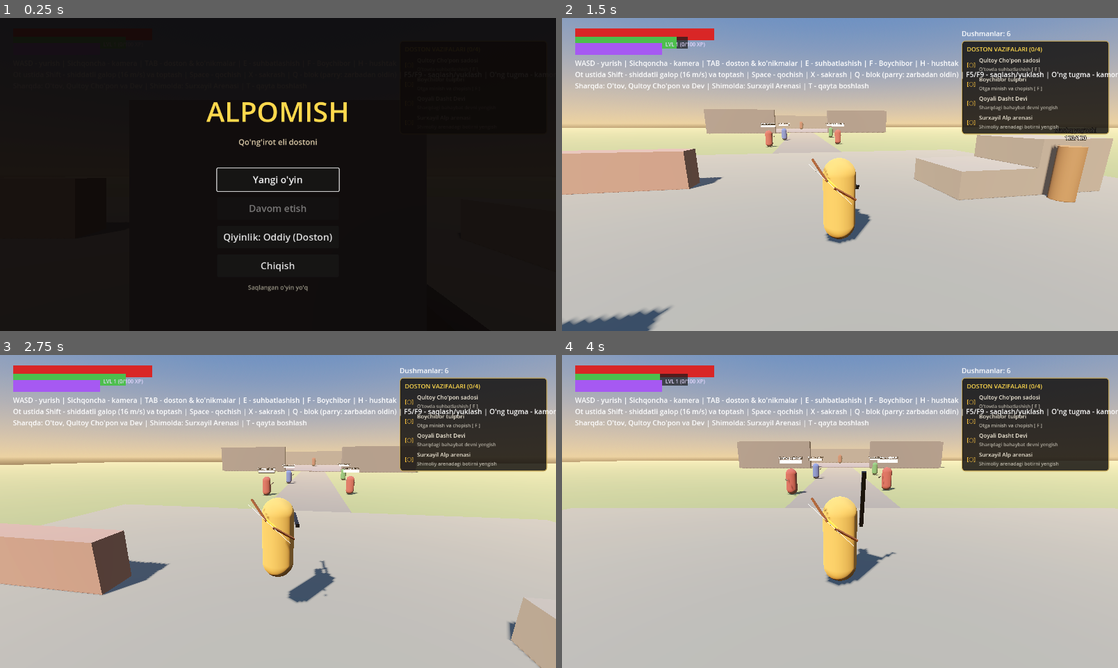
Above: before the commit, frames 1-4 (two rows, left to right).
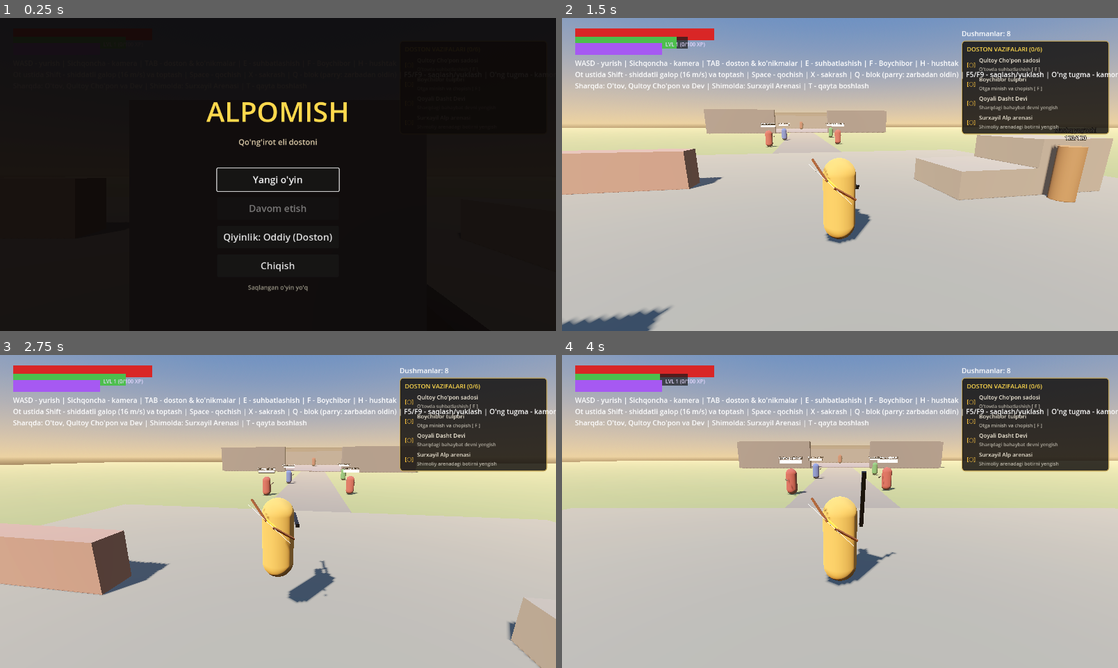
Above: after the commit, the same moments.

Repository: sardorergashev09uzb-commits/yangi
Game: Godot game, scene res://scenes/main.tscn
Same seed, same stepped clock (60 frames per second), same inputs: the game is played once before the commit and once after it.
Inputs (mouse positions are in pixels of both pictures, inside the frame that each line leads up to):
- Up to frame 1 (0.25 s): no input
- Up to frame 2 (1.5 s): click "Yangi o'yin" at 0.5 s; tap Enter at 1.25 s; move the mouse to (867, 174) at 1.27 s; hold W (move_forward) from 1.28 s (still down); tap F (interact) at 1.35 s; click (867, 174) at 1.42 s
- Up to frame 3 (2.75 s): keep holding W (move_forward); tap X (jump) at 1.52, 2.27 s; tap E (talk) at 1.55, 2.1 s; move the mouse to (250, 511) at 2.02 s; tap F (interact) at 2.3 s
- Up to frame 4 (4 s): keep holding W (move_forward); move the mouse to (851, 505) at 2.77 s; hold Right mouse button (aim) 2.78-3.53 s; tap E (talk) at 3.05 s; move the mouse to (834, 517) at 3.52 s; tap R (attack_heavy) at 3.6 s; click (834, 517) at 3.67 s; tap X (jump) at 3.77 s; tap F (interact) at 3.8 s

The runs differ from the first frame. In frame 2, 0.1% of the frame differs, in the area x 38-86%, y 4-32%; in frame 3, 0.1%, in the area x 51-86%, y 4-31%; in frame 4, 0.1%.

Commit message:
11-bosqich: Qalmoq Zindoni xaritasi, zindon darvozasi portali, Karajon va Barchinoy NPC suhbatlari va kvestlari; barcha 7 ta test o'tdi

Diff:
--- a/scripts/autoload/save_game.gd
+++ b/scripts/autoload/save_game.gd
@@ -143,6 +143,9 @@
 			boss.queue_free()
 		if arena.has_method("_on_boss_defeated"):
 			arena._on_boss_defeated()
+		var dgate = arena.get("_dungeon_gate")
+		if dgate and is_instance_valid(dgate) and dgate.has_method("unlock"):
+			dgate.unlock()
 	if qs.is_quest_completed("giant"):
 		var giant = arena.get("_giant")
 		if giant and is_instance_valid(giant):
--- a/scripts/story/quest_system.gd
+++ b/scripts/story/quest_system.gd
@@ -38,6 +38,22 @@
 		"hint": "Shimoliy arenadagi botirni yengish",
 		"completed": false,
 		"xp": 150
+	},
+	"karajon_oath": {
+		"id": "karajon_oath",
+		"title": "Karajon bilan qardoshlik",
+		"desc": "Qalmoq Zindoniga kirib, Karajon Botir bilan do'stlik ahdini bog'lash [ E ]",
+		"hint": "Zindonda Karajon bilan suhbatlashish",
+		"completed": false,
+		"xp": 120
+	},
+	"rescue_barchin": {
+		"id": "rescue_barchin",
+		"title": "Barchinoyni ozod etish",
+		"desc": "Zindon ichida bandi bo'lgan go'zal Barchinoyni qutqarish [ E ]",
+		"hint": "Barchinoyni zindondan ozod qilish",
+		"completed": false,
+		"xp": 200
 	}
 }
 
@@ -48,7 +64,7 @@
 
 func get_all_quests() -> Array[Dictionary]:
 	var list: Array[Dictionary] = []
-	for qid in ["qultoy", "boychibor", "giant", "boss"]:
+	for qid in ["qultoy", "boychibor", "giant", "boss", "karajon_oath", "rescue_barchin"]:
 		if quests.has(qid):
 			list.append(quests[qid])
 	return list
@@ -56,7 +72,7 @@
 
 func get_active_quest() -> Dictionary:
 	# Bajarilmagan birinchi vazifa (eski interfeyslar mosligi uchun)
-	for qid in ["qultoy", "boychibor", "giant", "boss"]:
+	for qid in ["qultoy", "boychibor", "giant", "boss", "karajon_oath", "rescue_barchin"]:
 		if quests.has(qid) and not quests[qid].completed:
 			return quests[qid]
 	return {}
--- a/scripts/world/arena.gd
+++ b/scripts/world/arena.gd
@@ -13,9 +13,13 @@
 const QuestSystemScript = preload("res://scripts/story/quest_system.gd")
 const ProgressionScript = preload("res://scripts/player/progression.gd")
 const PauseMenuScript = preload("res://scripts/ui/pause_menu.gd")
+const DungeonGateScript = preload("res://scripts/world/dungeon_gate.gd")
+const DungeonAreaScript = preload("res://scripts/world/dungeon_area.gd")
 const MainMenuScript = preload("res://scripts/ui/main_menu.gd")
 
 var _boss: CharacterBody3D
+var _dungeon_gate: DungeonGate
+var _dungeon_area: DungeonArea
 var _arena_gate: StaticBody3D
 var _fight_started := false
 var _boss_defeated_flag := false
@@ -300,6 +304,17 @@
 	# Darvozani tushirish uchun ichki tosh richag (qamalib qolmaslik uchun)
 	_build_gate_lever(arena_center + Vector3(7.5, 0.0, 21.0))
 
+	# 11-bosqich: Shimoliy devor ortidagi Qalmoq Zindoni Darvozasi
+	_dungeon_gate = DungeonGateScript.new()
+	_dungeon_gate.position = arena_center + Vector3(0, 0, -23)
+	add_child(_dungeon_gate)
+	_dungeon_gate.portal_entered.connect(_on_dungeon_portal_entered)
+
+	# Zindon ichki maydoni (Shimolda, Z = -150 da alohida qal'a)
+	_dungeon_area = DungeonAreaScript.new()
+	_dungeon_area.position = Vector3(0, 0, -150)
+	add_child(_dungeon_area)
+
 
 func _build_gate_lever(pos: Vector3) -> void:
 	var pillar := _box(pos, Vector3(0.6, 1.1, 0.6), Color(0.42, 0.38, 0.32))
@@ -356,6 +371,11 @@
 	if _arena_gate:
 		var t := create_tween()
 		t.tween_property(_arena_gate, "position:y", -6.0, 1.2)
+	if _dungeon_gate and is_instance_valid(_dungeon_gate):
+		_dungeon_gate.unlock()
+	var qsys = get_tree().get_first_node_in_group("quest_system")
+	if qsys and qsys.has_method("emit_signal"):
+		qsys.banner_requested.emit("ZINDON DARVOZASI OCHILDI!", "Shimoldagi portal orqali Barchinoy va Karajon huzuriga o'ting!")
 
 
 func _pillar(pos: Vector3) -> void:
@@ -470,3 +490,12 @@
 	crown.position.y = h + 0.6
 	trunk.add_child(crown)
 	add_child(trunk)
+
+func _on_dungeon_portal_entered() -> void:
+	var player = get_tree().get_first_node_in_group("player")
+	if player and is_instance_valid(player):
+		# Zindon ichiga teleportatsiya (Z = -135)
+		player.global_position = Vector3(0, 0.2, -135)
+		player.velocity = Vector3.ZERO
+		Audio.play_level_up()
+		FX.popup(player.global_position + Vector3.UP * 2.5, 0.0, Color(0.9, 0.2, 0.5))
--- /dev/null
+++ b/scripts/world/dungeon_area.gd
@@ -0,0 +1,141 @@
+class_name DungeonArea
+extends Node3D
+## 11-bosqich: Qalmoq Zindoni ichki maydoni (Chilbir qoyalari, mash'allar,
+## zindon soqchilari va Barchinoy hamda Karajon qahramonlari).
+
+const NPCScript = preload("res://scripts/world/npc.gd")
+const EnemyScript = preload("res://scripts/enemies/enemy.gd")
+
+var barchin: NPC
+var karajon: NPC
+var is_rescued := false
+
+
+func _ready() -> void:
+	add_to_group("dungeon_areas")
+	_build_dungeon()
+
+
+func _build_dungeon() -> void:
+	# Zindon zamin toshi (qora bazalt tosh)
+	_box(Vector3(0, -0.5, 0), Vector3(36, 1.0, 48), Color(0.12, 0.11, 0.12))
+
+	# Devorlar (Tosh panjara va zindon qal'asi)
+	_box(Vector3(-18, 4.0, 0), Vector3(1.0, 8.0, 48), Color(0.18, 0.16, 0.18))
+	_box(Vector3(18, 4.0, 0), Vector3(1.0, 8.0, 48), Color(0.18, 0.16, 0.18))
+	_box(Vector3(0, 4.0, 24), Vector3(36, 8.0, 1.0), Color(0.18, 0.16, 0.18))
+	_box(Vector3(0, 4.0, -24), Vector3(36, 8.0, 1.0), Color(0.18, 0.16, 0.18))
+
+	# Shift (Tepadan qorong'u gumbaz)
+	_box(Vector3(0, 8.0, 0), Vector3(36, 0.8, 48), Color(0.08, 0.08, 0.09))
+
+	# Zindon ustunlari (Zanjirlar bilan)
+	for x in [-8.0, 8.0]:
+		for z in [-12.0, 0.0, 12.0]:
+			_pillar(Vector3(x, 0, z))
+
+	# Mash'allar (Qizg'ish olov nuri)
+	_torch(Vector3(-17.2, 3.0, -10.0))
+	_torch(Vector3(17.2, 3.0, -10.0))
+	_torch(Vector3(-17.2, 3.0, 10.0))
+	_torch(Vector3(17.2, 3.0, 10.0))
+
+	# Zindon soqchilari (Elite elit nayzachi va qilichchi)
+	_spawn_guard(EnemyScript.Kind.SPEAR, Vector3(-4, 0, -6))
+	_spawn_guard(EnemyScript.Kind.SWORD, Vector3(4, 0, -6))
+
+	# Barchinoy NPC
+	barchin = NPCScript.new()
+	barchin.character_type = NPCScript.CharacterType.BARCHIN
+	barchin.character_name = "Barchinoy"
+	barchin.position = Vector3(0, 0, 14)
+	barchin.rotation_degrees.y = 180.0
+	add_child(barchin)
+
+	# Karajon NPC (Do'stlashgan qalmoq alp-botiri)
+	karajon = NPCScript.new()
+	karajon.character_type = NPCScript.CharacterType.KARAJON # maxsus mat bilan
+	karajon.character_name = "Karajon Botir"
+	karajon.position = Vector3(5, 0, 12)
+	karajon.rotation_degrees.y = 160.0
+	add_child(karajon)
+
+
+func _spawn_guard(kind_val: int, pos: Vector3) -> void:
+	var e := EnemyScript.new()
+	e.kind = kind_val
+	e.position = pos
+	add_child(e)
+
+
+func _pillar(pos: Vector3) -> void:
+	var mi := MeshInstance3D.new()
+	var cyl := CylinderMesh.new()
+	cyl.top_radius = 0.5
+	cyl.bottom_radius = 0.6
+	cyl.height = 8.0
+	var mat := StandardMaterial3D.new()
+	mat.albedo_color = Color(0.25, 0.22, 0.22)
+	mat.roughness = 0.95
+	cyl.material = mat
+	mi.mesh = cyl
+	mi.position = pos + Vector3(0, 4.0, 0)
+	add_child(mi)
+
+	var sb := StaticBody3D.new()
+	sb.position = pos
+	var col := CollisionShape3D.new()
+	var shape := CylinderShape3D.new()
+	shape.radius = 0.6
+	shape.height = 8.0
+	col.shape = shape
+	col.position.y = 4.0
+	sb.add_child(col)
+	add_child(sb)
+
+
+func _torch(pos: Vector3) -> void:
+	var omni := OmniLight3D.new()
+	omni.position = pos
+	omni.light_color = Color(1.0, 0.55, 0.2)
+	omni.light_energy = 2.5
+	omni.omni_range = 14.0
+	omni.shadow_enabled = true
+	add_child(omni)
+
+	# Olov tutqichi
+	var mi := MeshInstance3D.new()
+	var box := BoxMesh.new()
+	box.size = Vector3(0.3, 0.8, 0.3)
+	var mat := StandardMaterial3D.new()
+	mat.albedo_color = Color(0.3, 0.2, 0.1)
+	mat.emission_enabled = true
+	mat.emission = Color(1.0, 0.5, 0.1)
+	mat.emission_energy_multiplier = 2.0
+	box.material = mat
+	mi.mesh = box
+	mi.position = pos
+	add_child(mi)
+
+
+func _box(pos: Vector3, size: Vector3, color: Color) -> StaticBody3D:
+	var sb := StaticBody3D.new()
+	sb.position = pos
+	var mi := MeshInstance3D.new()
+	var box := BoxMesh.new()
+	box.size = size
+	var mat := StandardMaterial3D.new()
+	mat.albedo_color = color
+	mat.roughness = 0.9
+	box.material = mat
+	mi.mesh = box
+	sb.add_child(mi)
+
+	var col := CollisionShape3D.new()
+	var shape := BoxShape3D.new()
+	shape.size = size
+	col.shape = shape
+	sb.add_child(col)
+
+	add_child(sb)
+	return sb
--- /dev/null
+++ b/scripts/world/dungeon_gate.gd
@@ -0,0 +1,107 @@
+class_name DungeonGate
+extends StaticBody3D
+## Zindon darvozasi / Qalmoq qal'asi portali.
+## Surxayil mag'lub etilgach ochiladi va Karajon hamda Barchinoy zindoniga olib boradi.
+
+signal portal_entered
+
+var _door: MeshInstance3D
+var _door_col: CollisionShape3D
+var _prompt: Label3D
+var _area: Area3D
+var is_open := false
+
+
+func _ready() -> void:
+	add_to_group("dungeon_gates")
+	_build_structure()
+
+
+func _build_structure() -> void:
+	# Qadimiy qora tosh darvoza ustunlari
+	var pmat := StandardMaterial3D.new()
+	pmat.albedo_color = Color(0.18, 0.16, 0.18)
+	pmat.roughness = 0.9
+
+	for x_off in [-2.4, 2.4]:
+		var col := CollisionShape3D.new()
+		var box_shape := BoxShape3D.new()
+		box_shape.size = Vector3(1.2, 5.0, 1.2)
+		col.shape = box_shape
+		col.position = Vector3(x_off, 2.5, 0)
+		add_child(col)
+
+		var mi := MeshInstance3D.new()
+		var bmesh := BoxMesh.new()
+		bmesh.size = box_shape.size
+		mi.mesh = bmesh
+		mi.material_override = pmat
+		mi.position = col.position
+		add_child(mi)
+
+	# Yuqori peshtoq
+	var top_mi := MeshInstance3D.new()
+	var tmesh := BoxMesh.new()
+	tmesh.size = Vector3(6.0, 1.0, 1.4)
+	top_mi.mesh = tmesh
+	top_mi.material_override = pmat
+	top_mi.position = Vector3(0, 5.2, 0)
+	add_child(top_mi)
+
+	# Temir panjarali darvoza
+	_door = MeshInstance3D.new()
+	var dmesh := BoxMesh.new()
+	dmesh.size = Vector3(3.6, 4.6, 0.2)
+	var dmat := StandardMaterial3D.new()
+	dmat.albedo_color = Color(0.12, 0.12, 0.14)
+	dmat.metallic = 0.85
+	dmat.roughness = 0.4
+	_door.mesh = dmesh
+	_door.material_override = dmat
+	_door.position = Vector3(0, 2.3, 0)
+	add_child(_door)
+
+	_door_col = CollisionShape3D.new()
+	var dc_shape := BoxShape3D.new()
+	dc_shape.size = dmesh.size
+	_door_col.shape = dc_shape
+	_door_col.position = _door.position
+	add_child(_door_col)
+
+	# Interaktiv o'tish hududi (trigger)
+	_area = Area3D.new()
+	var a_shape := BoxShape3D.new()
+	a_shape.size = Vector3(3.4, 4.0, 3.0)
+	var acol := CollisionShape3D.new()
+	acol.shape = a_shape
+	acol.position = Vector3(0, 2.0, 0)
+	_area.add_child(acol)
+	add_child(_area)
+	_area.body_entered.connect(_on_body_entered)
+
+	# Yozuv / Nishon
+	_prompt = Label3D.new()
+	_prompt.position = Vector3(0, 5.8, 0)
+	_prompt.font_size = 32
+	_prompt.billboard = BaseMaterial3D.BILLBOARD_ENABLED
+	_prompt.text = "QALMOQ ZINDONI (QULFLANGAN)"
+	_prompt.modulate = Color(0.9, 0.4, 0.4)
+	add_child(_prompt)
+
+
+func unlock() -> void:
+	if is_open:
+		return
+	is_open = true
+	_prompt.text = "QALMOQ ZINDONI\n[ E ] - Zindonga kirish va Barchinoyni qutqarish"
+	_prompt.modulate = Color(0.3, 1.0, 0.6)
+
+	var t := create_tween()
+	t.tween_property(_door, "position:y", -4.0, 1.5).set_trans(Tween.TRANS_QUAD).set_ease(Tween.EASE_OUT)
+	_door_col.disabled = true
+	Audio.play_heavy_hit()
+
+
+func _on_body_entered(body: Node3D) -> void:
+	if is_open and body.is_in_group("player"):
+		portal_entered.emit()
--- a/scripts/world/npc.gd
+++ b/scripts/world/npc.gd
@@ -2,7 +2,7 @@
 extends CharacterBody3D
 ## Doston qahramonlari NPC: Qultoy Cho'pon, Barchinoy va Karajon.
 
-enum CharacterType { QULTOY, BARCHIN }
+enum CharacterType { QULTOY, BARCHIN, KARAJON }
 
 @export var character_type := CharacterType.QULTOY
 @export var character_name := "Qultoy Cho'pon"
@@ -32,9 +32,13 @@
 	if character_type == CharacterType.QULTOY:
 		# Qultoy to'ni (Yashil-ko'k to'n)
 		bmat.albedo_color = Color(0.2, 0.38, 0.3)
-	else:
-		# Barchinoy atlas ko'ylagi (Qizil-binafsha)
-		bmat.albedo_color = Color(0.7, 0.2, 0.45)
+	elif character_type == CharacterType.BARCHIN:
+		# Barchinoy atlas ko'ylagi (Zarbof to'q qizil)
+		bmat.albedo_color = Color(0.8, 0.15, 0.35)
+	elif character_type == CharacterType.KARAJON:
+		# Karajon Alp sovuti (Qora po'lat va oltin kamar)
+		bmat.albedo_color = Color(0.18, 0.18, 0.22)
+		bmat.metallic = 0.8
 
 	cyl.material = bmat
 	body_mi.mesh = cyl
@@ -121,38 +125,29 @@
 	if character_type == CharacterType.QULTOY:
 		if not _talked_once:
 			lines = [
-				{
-					"speaker": "Qultoy Cho'pon",
-					"text": "Assalomu alaykum, botirim Hakimbek! Ko'zimga o't tushsin, naqadar ulug' pahlavon bo'lib voyaga yetibsan!"
-				},
-				{
-					"speaker": "Qultoy Cho'pon",
-					"text": "Eshitdingmi, amaking Boysari o'n ming uyli el bilan Qalmoq yurtiga ketgan edi. U yerda go'zal Barchinoy qizimiz boshiga musibat tushibdi!"
-				},
-				{
-					"speaker": "Qultoy Cho'pon",
-					"text": "Qalmoq podshohi va to'rt alpi Barchinni zo'rlik bilan olmoqchi. Lekin qizimiz: 'Menga teng bo'lsa, Boysundan Hakimbek kelsin, 14 botmon kamonimni tortsin, Boychiborni poygada o'zdirsin!' deb shart qo'ydi."
-				},
-				{
-					"speaker": "Alpamish (Tanlov)",
-					"text": "Qultoy ota, bu xabarni eshitib yuragim o'rtandi...",
-					"choices": [
-						"Adolat va ehtirom: 'Barchinoyning sha'nini saqlayman, elga tinchlik olib kelaman!'",
-						"Jangovar shiddat: 'Qalmoq alplari haddidan oshibdi! Yoyim va qilichim bilan ularni yakson qilaman!'"
-					]
-				},
-				{
-					"speaker": "Qultoy Cho'pon",
-					"text": "Omin, xudo yo'lingni ochsin! Boychibor tulporing o'tov yonida shay turibdi. Avval uni minib dasht bo'ylab sinab ko'r, so'ng Shimoliy Qal'a sari yo'l ol!"
-				}
+				{"speaker": "Qultoy Cho'pon", "text": "Assalomu alaykum, botirim Hakimbek! Ko'zimga o't tushsin, naqadar ulug' pahlavon bo'lib voyaga yetibsan!"},
+				{"speaker": "Qultoy Cho'pon", "text": "Eshitdingmi, amaking Boysari o'n ming uyli el bilan Qalmoq yurtiga ketgan edi. U yerda go'zal Barchinoy qizimiz boshiga musibat tushibdi!"},
+				{"speaker": "Qultoy Cho'pon", "text": "Qalmoq podshohi va to'rt alpi Barchinni zo'rlik bilan olmoqchi. Lekin qizimiz: 'Menga teng bo'lsa, Boysundan Hakimbek kelsin, 14 botmon kamonimni tortsin!' deb shart qo'ydi."},
+				{"speaker": "Alpamish (Tanlov)", "text": "Qultoy ota, bu xabarni eshitib yuragim o'rtandi...", "choices": ["Adolat: 'Barchinoy sha'nini asrayman!'", "Jang: 'Qalmoq alplarini tor-mor qilaman!'"]},
+				{"speaker": "Qultoy Cho'pon", "text": "Omin! Boychibor shay. Dashtdagi Dev va Shimoliy arenadagi Surxayil Alpni yengib, Zindonga yo'l ol!"}
 			]
 		else:
-			lines = [
-				{
-					"speaker": "Qultoy Cho'pon",
-					"text": "Harakat qil, botirim! Boychiborga minib, dashtdagi Qoyali Dev va Shimoldagi Surxayil darvozasini och!"
-				}
-			]
+			lines = [{"speaker": "Qultoy Cho'pon", "text": "Harakat qil, botirim! Surxayil Alp mag'lub bo'lgach, Qalmoq Zindoni darvozasi ochiladi!"}]
+
+	elif character_type == CharacterType.BARCHIN:
+		lines = [
+			{"speaker": "Barchinoy", "text": "Hakimbek! Jonim pahlavoni! Bilardim, va'dangda turib Boysundan meni izlab kelishingni bilardim!"},
+			{"speaker": "Barchinoy", "text": "Surxayil va Qalmoq lashkarlari meni bu qorong'u zindonga bandi qilgan edi. Sen kelib Qo'ng'irot sha'nini tiklading!"},
+			{"speaker": "Alpamish (Tanlov)", "text": "Barchinim, endi xavf ortda qoldi!", "choices": ["'El-yurtimiz Boysunga qaytamiz, to'y tomosha qilamiz!'", "'Qalmoq eli bilan abadiy sulh va do'stlik tuzamiz!'"]},
+			{"speaker": "Barchinoy", "text": "Karajon botir ham biz tomonga o'tdi. Endi Boysun eli tinch va omon bo'lsin!"}
+		]
+
+	elif character_type == CharacterType.KARAJON:
+		lines = [
+			{"speaker": "Karajon Botir", "text": "Alp Alpomish! Men Karajonman — Qalmoq alpi edim, lekin sening mardliging va kuchingni ko'rib qoyil qoldim!"},
+			{"speaker": "Karajon Botir", "text": "Surxayil kabi nohaqlik tarafdori emasman. Men sen bilan qiyomatli do'st (qon qardosh) bo'lishga qasamyod qilaman!"},
+			{"speaker": "Alpamish", "text": "Do'stlik qo'lini cho'zgan mardga Alpomishning quchog'i hamisha ochiq, Karajon birodar!"}
+		]
 
 	if not dbox.dialog_finished.is_connected(_on_dialog_done):
 		dbox.dialog_finished.connect(_on_dialog_done, CONNECT_ONE_SHOT)
@@ -164,4 +159,9 @@
 	_talked_once = true
 	var qsystem = get_tree().get_first_node_in_group("quest_system")
 	if qsystem and qsystem.has_method("complete_quest"):
-		qsystem.complete_quest("qultoy")
+		if character_type == CharacterType.QULTOY:
+			qsystem.complete_quest("qultoy")
+		elif character_type == CharacterType.BARCHIN:
+			qsystem.complete_quest("rescue_barchin")
+		elif character_type == CharacterType.KARAJON:
+			qsystem.complete_quest("karajon_oath")
--- /dev/null
+++ b/tests/dungeon_story_test.gd
@@ -0,0 +1,66 @@
+extends Node
+## Headless sinov: godot --headless --path . res://tests/dungeon_story_test.tscn
+## 11-bosqich: Surxayil mag'lubiyati -> Zindon Darvozasi ochilishi -> Karajon va Barchinoy bilan dialoglar va kvestlar.
+
+var main: Node
+var player: Player
+var arena: Node3D
+var qsys: QuestSystem
+
+
+func _ready() -> void:
+	main = load("res://scenes/main.tscn").instantiate()
+	add_child(main)
+	await _frames(10)
+	arena = main as Node3D
+	player = main.get_node("Player") as Player
+	qsys = get_tree().get_first_node_in_group("quest_system") as QuestSystem
+	_check(qsys != null, "quest system topilmadi")
+
+	var dgate = arena.get("_dungeon_gate")
+	var darea = arena.get("_dungeon_area")
+	_check(dgate != null and darea != null, "zindon darvozasi yoki hududi topilmadi")
+	_check(not dgate.is_open, "zindon darvozasi dastlab qulflangan bo'lishi kerak")
+
+	# 1. Bossni yengish orqali darvoza ochilishini tekshirish
+	arena._on_boss_defeated()
+	await _frames(5)
+	_check(dgate.is_open, "boss yengilgach darvoza ochilmadi")
+
+	# 2. Portal orqali zindonga o'tish
+	arena._on_dungeon_portal_entered()
+	await _frames(5)
+	_check(player.global_position.distance_to(Vector3(0, 0.2, -135)) < 1.0, "zindonga teleport bo'lmadi")
+
+	# 3. Karajon bilan do'stlashish (ahd)
+	_check(darea.karajon != null, "karajon topilmadi")
+	darea.karajon.interact()
+	await _frames(5)
+	var dbox = get_tree().get_first_node_in_group("dialog_box")
+	if dbox and dbox.visible:
+		dbox._close_dialog(0)
+	await _frames(5)
+	_check(qsys.is_quest_completed("karajon_oath"), "karajon bilan qardoshlik kvesti bajarilmadi")
+
+	# 4. Barchinoyni ozod qilish (suhbat)
+	_check(darea.barchin != null, "barchinoy topilmadi")
+	darea.barchin.interact()
+	await _frames(5)
+	if dbox and dbox.visible:
+		dbox._close_dialog(0)
+	await _frames(5)
+	_check(qsys.is_quest_completed("rescue_barchin"), "barchinoyni qutqarish kvesti bajarilmadi")
+
+	print("11-BOSQICH: ZINDON VA DOSTON SYUJETI TESTI MUVAFFAQIYATLI O'TDI!")
+	get_tree().quit(0)
+
+
+func _frames(n: int) -> void:
+	for i in n:
+		await get_tree().physics_frame
+
+
+func _check(ok: bool, msg: String) -> void:
+	if not ok:
+		printerr("XATO: ", msg)
+		get_tree().quit(1)
--- /dev/null
+++ b/tests/dungeon_story_test.tscn
@@ -0,0 +1,6 @@
+[gd_scene load_steps=2 format=3]
+
+[ext_resource type="Script" path="res://tests/dungeon_story_test.gd" id="1"]
+
+[node name="CombatTest" type="Node"]
+script = ExtResource("1")
